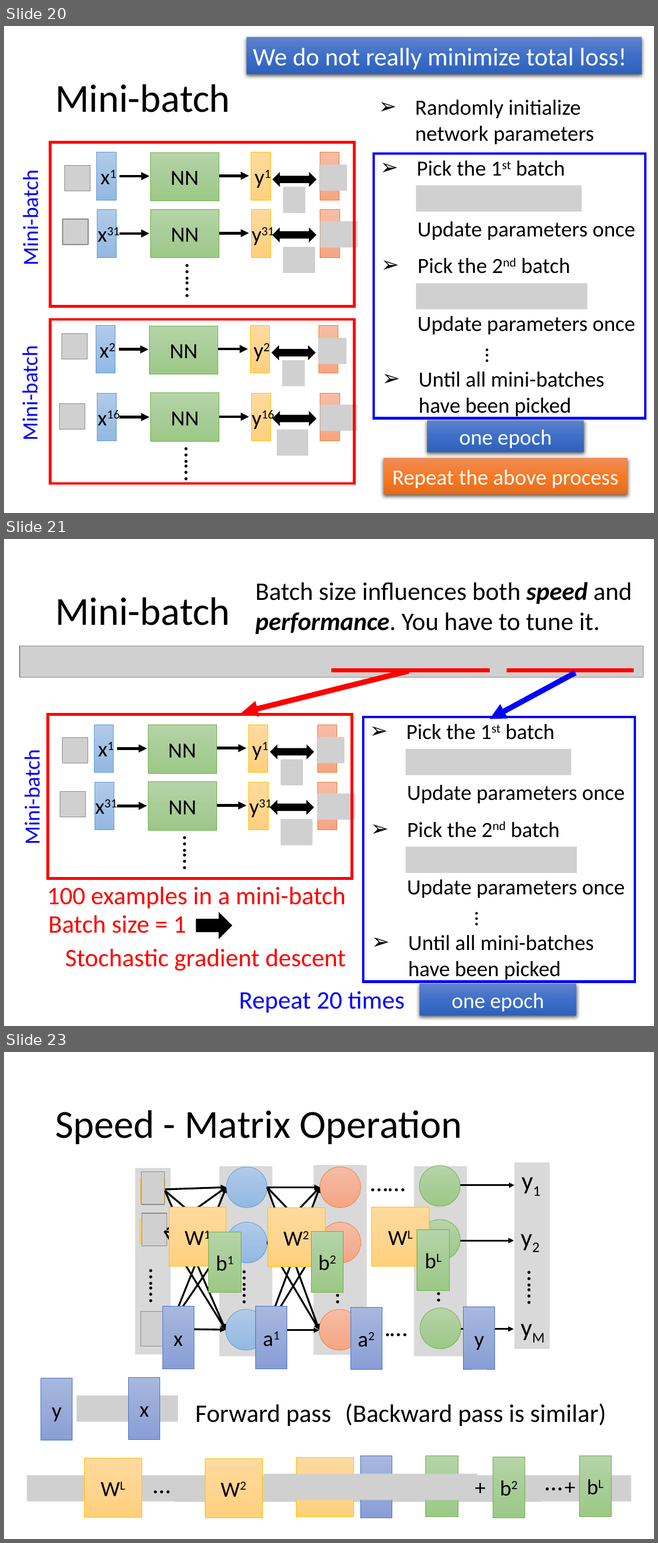
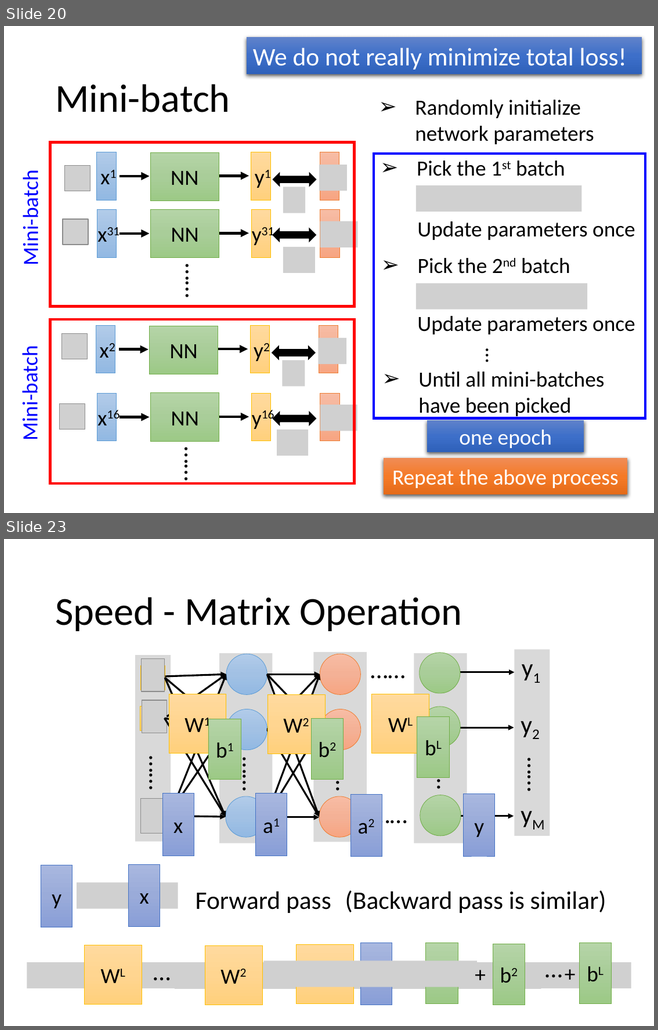
Before and after one commit to allenyllee/AIacademy, a slide deck: 深度學習理論-深層神經網路基礎與卷積神經網路@李宏毅/lecture 4 - gradient descent.pptx. Shown one above the other, each under a label of ours: slides 20, 21 and 23 before the commit, slides 20 and 23 after it; the slides between them are not shown. The pictures are 658x1543 and 658x1030 pixels, drawn with LibreOffice and Linux fonts; fonts in the diff are those of the drawing; grey boxes stand for pictures. Boxes give left, top, right and bottom in pixels: in the first picture for what was removed or moved away, otherwise in the second. Text is boxed around its words. In the diff, an @@ line names an element or a change of style, - is before the commit and + after.

```diff
--- a/深度學習理論-深層神經網路基礎與卷積神經網路@李宏毅/lecture 4 - gradient descent.pptx
+++ b/深度學習理論-深層神經網路基礎與卷積神經網路@李宏毅/lecture 4 - gradient descent.pptx
@@ slide 21 removed at bbox=[4, 539, 654, 1026], background #FFFFFF @@
@@ text removed at bbox=[255, 582, 632, 634] @@
-Batch size influences both speed and performance. You have to tune it.
@@ title removed at bbox=[55, 597, 230, 625] @@
-Mini-batch
@@ picture removed at bbox=[20, 646, 643, 678] @@
@@ arrow removed from (408, 671) to (242, 713) @@
@@ line removed from (331, 670) to (489, 670) @@
@@ arrow removed from (575, 673) to (489, 719) @@
@@ line removed from (506, 670) to (633, 670) @@
@@ group removed at bbox=[19, 714, 355, 882]: 9 rectangles, 6 texts, 6 pictures, 4 arrows, 2 left right arrows @@
-x1
-NN
-……
-y1
-x31
-NN
-y31
-Mini-batch
@@ group removed at bbox=[363, 717, 635, 1016]: 6 texts, 2 pictures, 2 rectangles @@
-➢ Pick the 1st batch
-➢ Pick the 2nd batch
-Update parameters once
-Update parameters once
-➢ Until all mini-batches have been picked
-…
-one epoch
@@ text removed at bbox=[47, 886, 346, 908] @@
-100 examples in a mini-batch
@@ text removed at bbox=[48, 915, 186, 933] @@
-Batch size = 1
@@ right arrow removed at bbox=[197, 913, 231, 938] @@
@@ text removed at bbox=[65, 948, 346, 971] @@
-Stochastic gradient descent
@@ text removed at bbox=[239, 991, 405, 1013] @@
-Repeat 20 times
```
Also in this commit, not shown: 5 slides changed, 1 slide added, 1 other slide removed, 3 other files.
